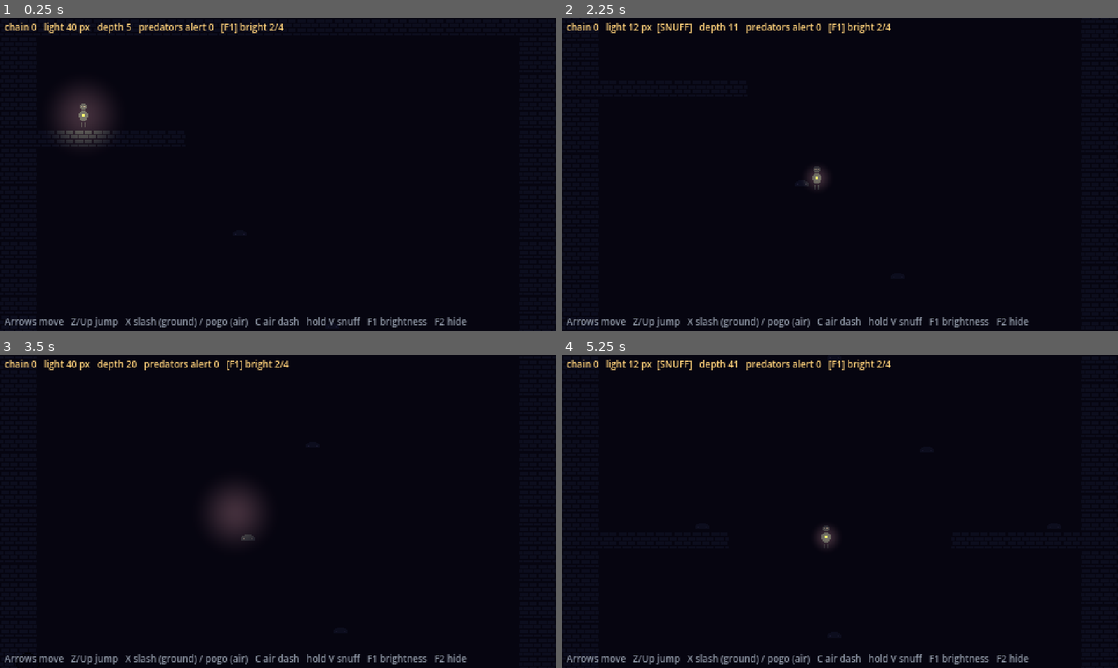
Above: before the commit, frames 1-4 (two rows, left to right).
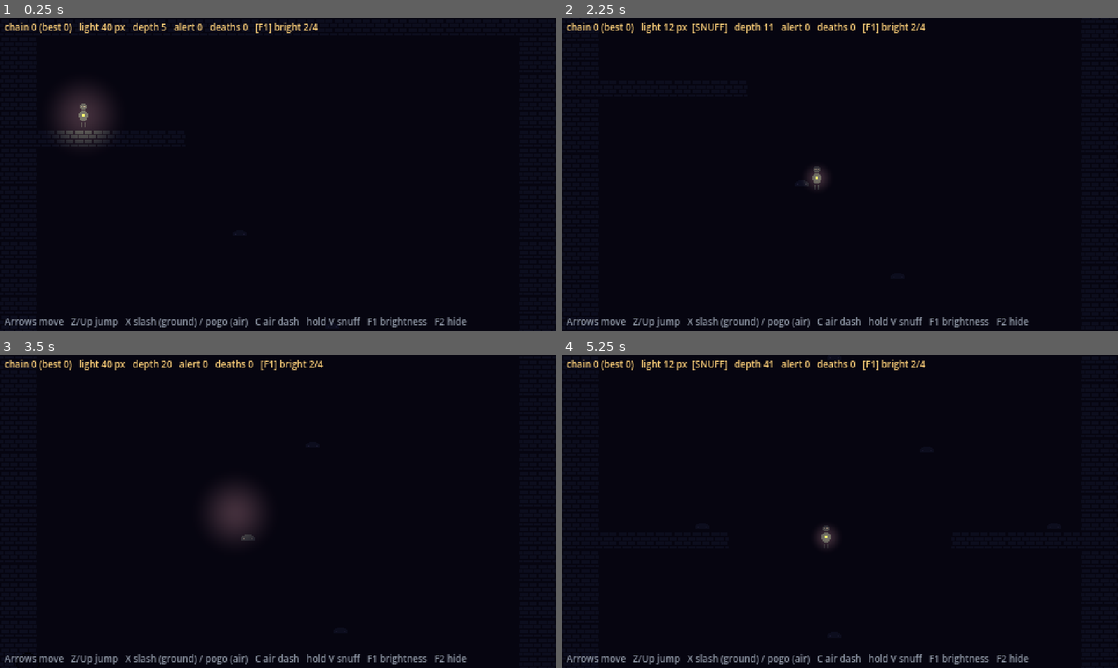
Above: after the commit, the same moments.

Repository: sonlemin/2d
Game: Godot game, scene res://scenes/shaft.tscn
Same seed, same stepped clock (60 frames per second), same inputs: the game is played once before the commit and once after it.
Inputs:
- Up to frame 1 (0.25 s): no input
- Up to frame 2 (2.25 s): tap Enter at 0.5 s; hold V (light) 0.53-1.28 s; hold Right (move_right) 0.53-2.03 s; tap Z (jump) at 0.77, 1.52 s; tap X (attack) at 1.35 s; tap V (light) at 1.55 s; hold Left (move_left) from 2.03 s (still down); hold V (light) from 2.03 s (still down); tap C (dash) at 2.1 s
- Up to frame 3 (3.5 s): release Left (move_left) at 2.78 s; release V (light) at 2.78 s; hold Right (move_right) from 2.78 s (still down); tap V (light) at 2.85 s; tap Z (jump) at 3.02 s
- Up to frame 4 (5.25 s): hold V (light) 3.53-4.28 s; tap Z (jump) at 3.77, 4.52 s; release Right (move_right) at 4.28 s; hold Left (move_left) 4.28-5.03 s; tap X (attack) at 4.35 s; tap V (light) at 4.55 s; hold Right (move_right) from 5.03 s (still down); hold V (light) from 5.03 s (still down); tap C (dash) at 5.1 s

The runs differ from the first frame. In frame 1, 0.8% of the frame differs, in the area x 7-58%, y 1-5%; in frame 2, 1.0%; in frame 3, 0.8%; in frame 4, 1.0%, in the area x 7-66%, y 1-5%.

Commit message:
feat: session stats in debug label (best chain, deaths) for playtests
Co-Authored-By: Claude Opus 5.5 <noreply@anthropic.com>
Claude-Session: https://claude.ai/code/session_01YMih48V6tBoJbcPKSnhrn5

Diff:
--- a/game/scripts/shaft.gd
+++ b/game/scripts/shaft.gd
@@ -17,6 +17,8 @@
 
 static var ambient_index := 1  # static: survives the scene reload on death
 static var show_controls := true
+static var best_chain := 0  # session stats for playtest notes (survive death reloads)
+static var deaths := 0
 
 const LAYOUT: Array[String] = [
 	"##############################",
@@ -215,17 +217,19 @@
 
 func _process(_delta: float) -> void:
 	_deepest = maxf(_deepest, _player.position.y / TILE)
+	best_chain = maxi(best_chain, _player.chain.count)
 	var hunting := 0
 	for l in get_tree().get_nodes_in_group("predator"):
 		if l.state != Lurker.State.IDLE:
 			hunting += 1
-	_debug.text = "chain %d   light %d px%s   depth %d   predators alert %d   [F1] bright %d/%d" % [
-		_player.chain.count, int(_player.light_radius()),
-		"  [SNUFF]" if _player.chain.snuffed else "", int(_deepest), hunting,
+	_debug.text = "chain %d (best %d)   light %d px%s   depth %d   alert %d   deaths %d   [F1] bright %d/%d" % [
+		_player.chain.count, best_chain, int(_player.light_radius()),
+		"  [SNUFF]" if _player.chain.snuffed else "", int(_deepest), hunting, deaths,
 		ambient_index + 1, AMBIENT_LEVELS.size()]
 
 
 func _on_player_died() -> void:
+	deaths += 1
 	await get_tree().create_timer(RESPAWN_DELAY, true, false, true).timeout
 	if get_tree().current_scene == self:  # test harnesses add the shaft by hand; don't reload there
 		get_tree().reload_current_scene()
